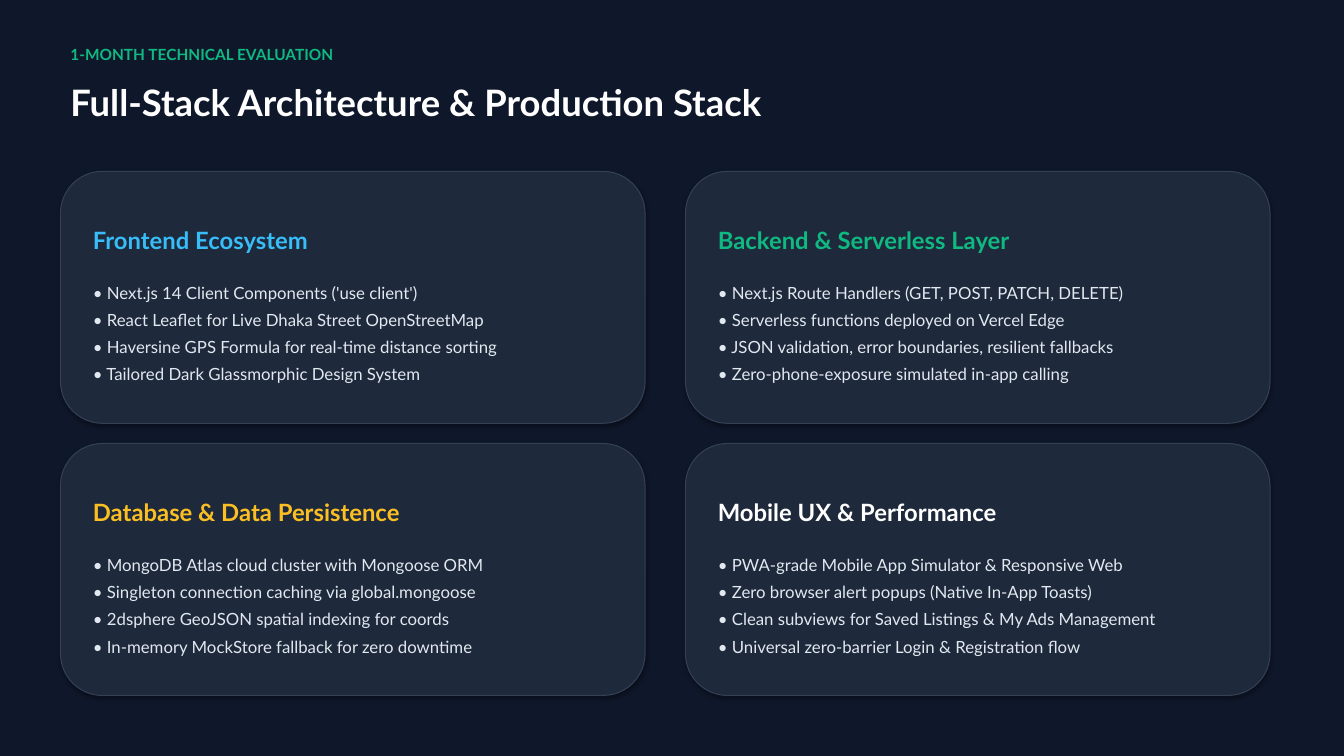
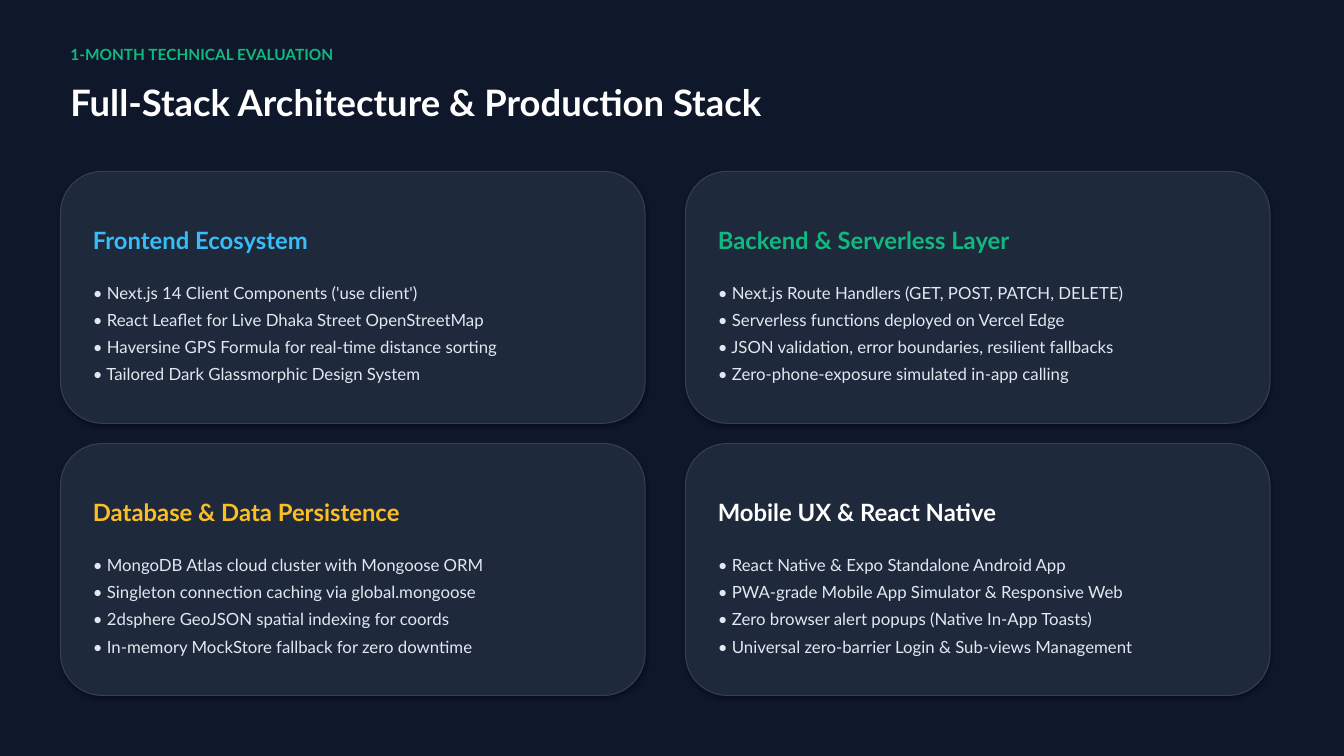
Before and after one commit to wasi-747/1-month-training-resources, a slide deck: slide 3 of 1_Month_Training_Executive_Evaluation.pptx. Drawn at 1344x756 pixels with LibreOffice and Linux fonts; fonts in the diff are those of the drawing. Boxes give left, top, right and bottom in pixels: in the first picture for what was removed or moved away, otherwise in the second. Text is boxed around its words. In the diff, an @@ line names an element or a change of style, - is before the commit and + after.

Commit message:
docs: add React Native into master evaluation deck

```diff
--- a/1_Month_Training_Executive_Evaluation.pptx
+++ b/1_Month_Training_Executive_Evaluation.pptx
@@ text in rounded rectangle at (718,503,1066,574): text changed; size 17 to 12 pt; text colour #FFFFFF to #E2E8F0; bold off @@
-Mobile UX & Performance
+Mobile UX & React Native
+• React Native & Expo Standalone Android App
@@ text in rounded rectangle at (732,640,1132,656): text changed @@
-• Clean subviews for Saved Listings & My Ads Management
-• Universal zero-barrier Login & Registration flow
+• Universal zero-barrier Login & Sub-views Management
```
Also in this commit, not shown: 1 other slide changed.
